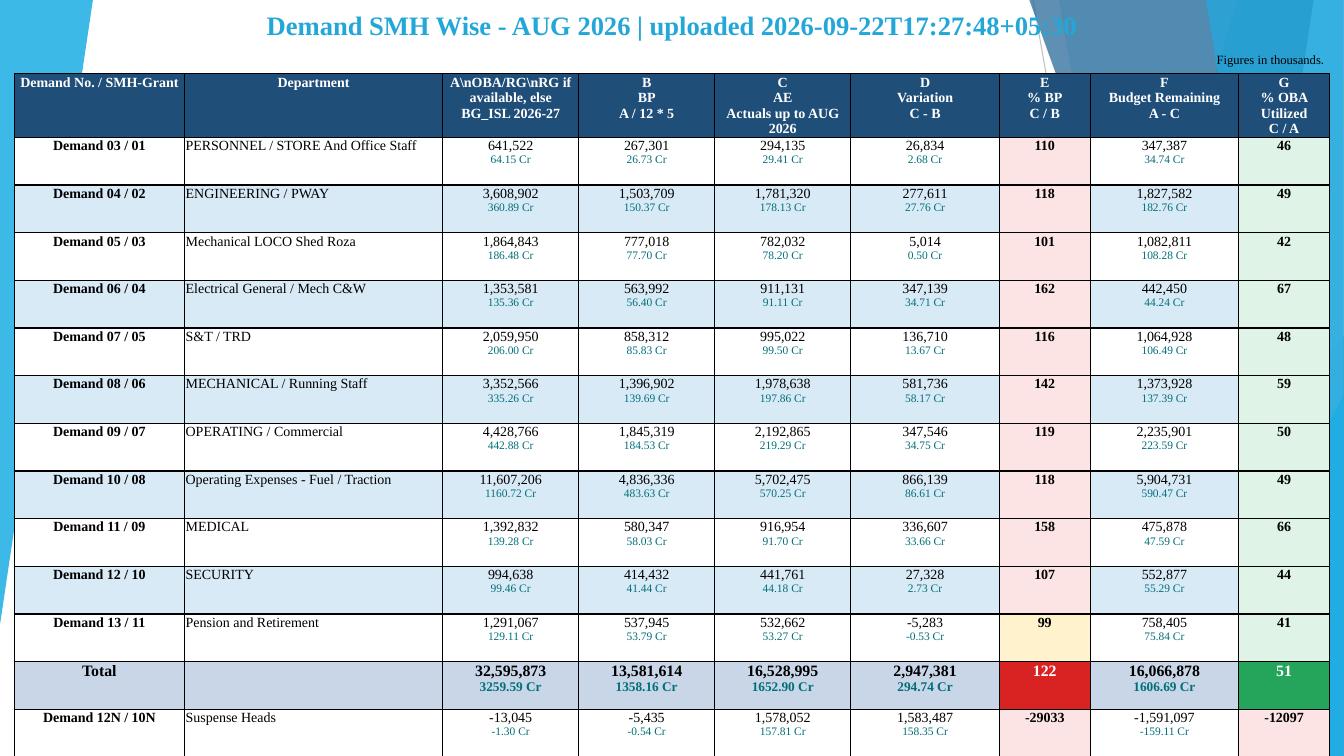
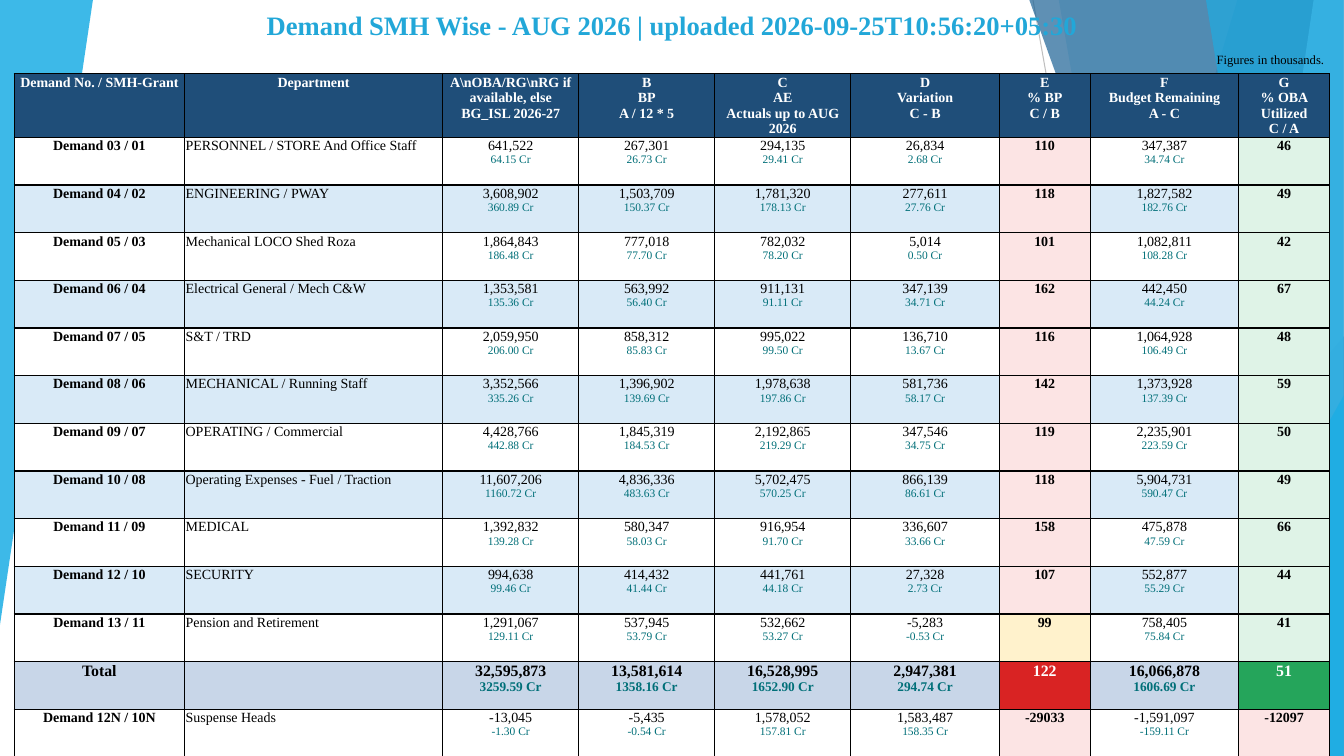
Before and after one commit to girishtiwari007/MB-BUDGET, a slide deck: slide 2 of exports/Moradabad_Division_Current_Year_Budget_Analysis.pptx. Drawn at 1344x756 pixels with LibreOffice and Linux fonts; fonts in the diff are those of the drawing. Boxes give left, top, right and bottom in pixels: in the first picture for what was removed or moved away, otherwise in the second. Text is boxed around its words. In the diff, an @@ line names an element or a change of style, - is before the commit and + after.

```diff
--- a/exports/Moradabad_Division_Current_Year_Budget_Analysis.pptx
+++ b/exports/Moradabad_Division_Current_Year_Budget_Analysis.pptx
@@ text at (267,14,1077,41): text changed @@
-Demand SMH Wise - AUG 2026 | uploaded 2026-09-22T17:27:48+05:30
+Demand SMH Wise - AUG 2026 | uploaded 2026-09-25T10:56:20+05:30
```
Also in this commit, not shown: 11 other slides changed, 53 other files.
